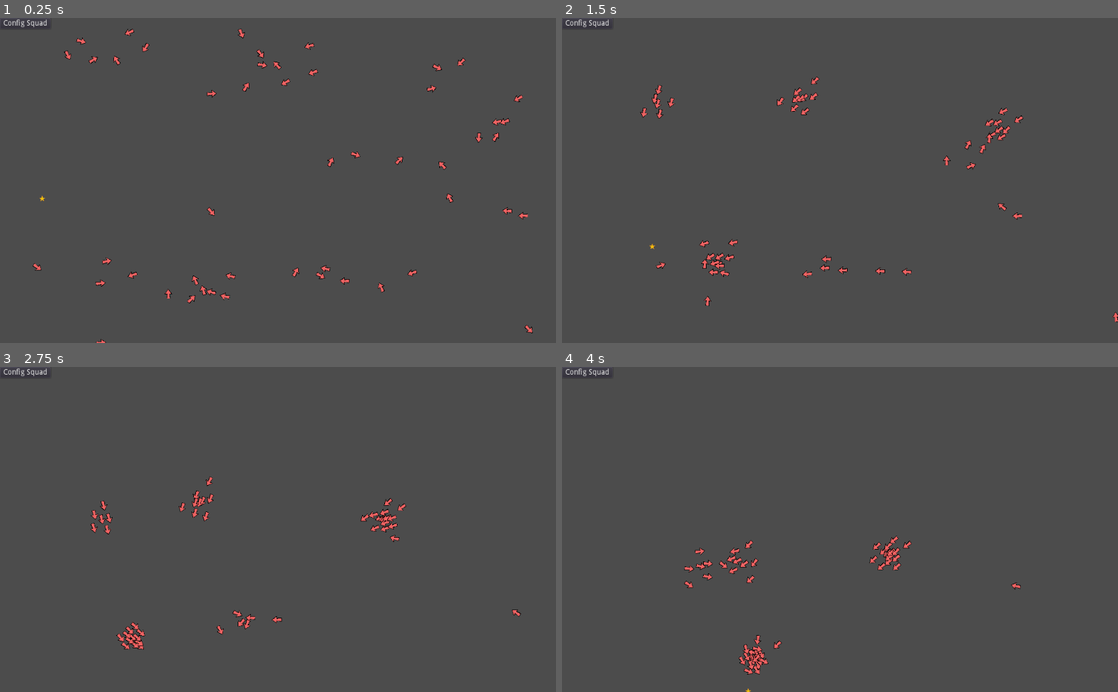
Above: before the commit, frames 1-4 (two rows, left to right).
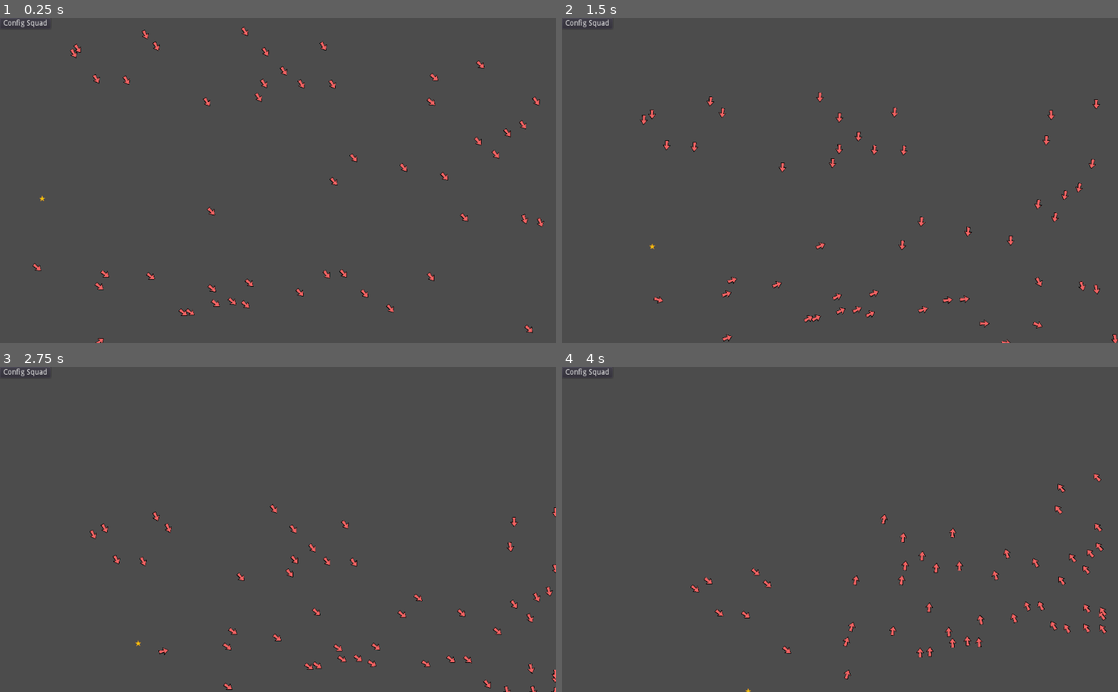
Above: after the commit, the same moments.

Repository: mrdunk/adventuresInGodot
Game: Godot game, scene res://Stage.tscn
Two runs of this game, one before a commit and one after it. Both use one fixed random seed, a clock stepped at 60 frames per second and the inputs below.
Inputs:
- Up to frame 1 (0.25 s): no input
- Up to frame 2 (1.5 s): no input
- Up to frame 3 (2.75 s): no input
- Up to frame 4 (4 s): no input

The runs differ from the first frame. In frame 1, 2.0% of the frame differs, in the area x 6-98%, y 2-100%; in frame 2, 2.1%, in the area x 14-100%, y 17-100%; in frame 3, 2.0%; in frame 4, 2.0%.

Commit message:
UI for all Squad constants.

Diff:
--- a/actor.gd
+++ b/actor.gd
@@ -5,6 +5,7 @@
 signal changed_position
 signal changed_heading
 
+var squad_name := ""
 var position := Vector2(
   rand_range(0, common_data.window_size.x),
   rand_range(0, common_data.window_size.y)) setget set_position
@@ -16,48 +17,59 @@
 var config: Dictionary
 var neighbours := {}
 
-func _init(_name: String, _config: Dictionary, _speed := 0, _agility := 0, _stamina := 1):
+func _init(_name: String, _squad_name: String, _config: Dictionary, _speed := 0, _agility := 0, _stamina := 1):
   name = _name
+  squad_name = _squad_name
   config = _config
   speed = _speed #* rand_range(0.5, 1)
   agility = _agility
   stamina = _stamina
 
 func update(delta: float, target: Vector2):
-  print("update %s %s" % [target, seperation()])
+  #print("update %s %s" % [target, seperation()])
   #print("%s %s" % [config.desired_seperation, config.neighbour_dist])
   self.heading = (
-                  heading * config.fade
-                  + (target - self.position).normalized() * config.target
-          + Vector2(rand_range(-0.05, 0.05), rand_range(-0.05, 0.05)) * config.random
-          + seperation() * config.seperation
-          + cohesion() * config.cohesion
-          + edge_avoid() * config.edge_avoid
-          ).normalized()
+                  heading
+                  + (target - self.position).normalized() * config.target / 100
+                  + Vector2(rand_range(-1, 1), rand_range(-1, 1)) * config.random / 100
+                  + seperation() * config.seperation
+                  + cohesion() * config.cohesion
+                  + follow() * config.follow
+                  + edge_avoid() * config.edge_avoid
+                 ).normalized()
   if(position.x <= 0 or position.x >= common_data.window_size.x):
     position.x = clamp(position.x, 0, common_data.window_size.x)
     heading = heading.reflect(Vector2(0, 1))
-    heading += Vector2(rand_range(0, common_data.window_size.x), rand_range(0, common_data.window_size.y)).normalized()
   if(position.y <= 0 or position.y >= common_data.window_size.y):
     position.y = clamp(position.y, 0, common_data.window_size.y)
     heading = heading.reflect(Vector2(1, 0))
-    heading += Vector2(rand_range(0, common_data.window_size.x), rand_range(0, common_data.window_size.y)).normalized()
 
+  #var distance = position.distance_to(common_data.squads[squad_name].position)
+  #var calculated_speed = clamp(distance - 100, 0, speed)
+  #self.position += self.heading * delta * calculated_speed
   self.position += self.heading * delta * speed
 
 func edge_avoid():
   var return_val = Vector2(0, 0)
   if position.x <= 100:
-    return_val = Vector2((100 - position.x) / 100, 0)
+    return_val = Vector2((100 - position.x) / 5000, 0)
   elif position.x >= common_data.window_size.x - 100:
-    return_val = Vector2(-(100 + position.x - common_data.window_size.x) / 100, 0)
+    return_val = Vector2(-(100 + position.x - common_data.window_size.x) / 5000, 0)
 
   if position.y <= 100:
-    return_val += Vector2(0, (100 - position.y) / 100)
+    return_val += Vector2(0, (100 - position.y) / 10000)
   elif position.y >= common_data.window_size.y - 100:
-    return_val += Vector2(0, -(100 + position.y - common_data.window_size.y) / 100)
+    return_val += Vector2(0, -(100 + position.y - common_data.window_size.y) / 5000)
 
   return return_val
+
+func follow():
+  if neighbours.size() == 0:
+    return heading
+  var sum = Vector2(0, 0)
+  for neighbour in neighbours.values():
+    sum += neighbour.heading
+  return sum.normalized()
 
 func cohesion():
   if neighbours.size() == 0:
--- a/common_data.gd
+++ b/common_data.gd
@@ -2,6 +2,7 @@
 
 var actors := {}
 var squads := {}
+
 var window_size := Vector2()
 
 func add_squad(member_count := 1):
--- a/squad.gd
+++ b/squad.gd
@@ -8,7 +8,6 @@
 var name := ""
 var position := Vector2()
 var heading := Vector2(1, 1).normalized()
-var speed := 100
 var members := {}
 
 # Variables that affect how the squad's Actors move.
@@ -17,11 +16,11 @@
   "desired_seperation": 50,	# Actor repelled from any neighbour closer than this.
   "seperation": 50,			# How strongly repelled from neighbours.
   "cohesion": 50,			# How strongly attracted to neighbours.
-  "heading": 1,				# TODO
-  "fade": 1,
-  "target": 0.4,				# How strongly attracted to Squad's tartget point.
+  "follow": 50,				# TODO
+  "target": 50,				# How strongly attracted to Squad's tartget point.
   "random": 1,				# How much random jitter to apply.
-  "edge_avoid": 0.5			# How strongly to be repelled from window edges.
+  "edge_avoid": 50,		# How strongly to be repelled from window edges.
+  "speed": 100        # Squad target speed.
 }
 
 func _init(count: int):
@@ -36,14 +35,14 @@
 
 func _add_member():
   var actor_name = "actor_%s_%s" % [common_data.squads.size(), members.size()]
-  var actor_instance = Actor.new(actor_name, config, 100)
+  var actor_instance = Actor.new(actor_name, name, config, 100)
   common_data.actors[actor_name] = actor_instance
   members[actor_name] = actor_instance
 
 # Called once per frame to update squad.
 # Updates position as well as calculating neighbours of individual actors.
 func update(delta: float):
-  position += heading * speed * delta
+  position += heading * config.speed * delta
   emit_signal("changed_position", name, position)
 
   if(position.x <= 0 or position.x >= common_data.window_size.x):
--- a/ui/SquadUi.gd
+++ b/ui/SquadUi.gd
@@ -7,32 +7,32 @@
 
 var properties := {
   "neighbour_dist":
-    { "value": 200,		# Actor attracted to neighbours within this distance.
+    { "value": 0,		# Actor attracted to neighbours within this distance.
       "units": "px"},
   "desired_seperation":
-    { "value": 150,	# Actor repelled from any neighbour closer than this.
+    { "value": 0,	# Actor repelled from any neighbour closer than this.
       "units": "px"},
   "seperation":
-    { "value": 20,			# How strongly repelled from neighbours.
+    { "value": 0,			# How strongly repelled from neighbours.
       "units": "%"},
   "cohesion":
-    { "value": 0.1,			# How strongly attracted to neighbours.
+    { "value": 0,			# How strongly attracted to neighbours.
       "units": "%"},
-  "heading":
-    { "value": 1,				# TODO
-      "units": "%"},
-  "fade":
-    { "value": 1,
+  "follow":
+    { "value": 0,				# TODO
       "units": "%"},
   "target":
-    { "value": 0.4,				# How strongly attracted to Squad's tartget point.
+    { "value": 0,				# How strongly attracted to Squad's tartget point.
       "units": "%"},
   "random":
-    { "value": 1,				# How much random jitter to apply.
+    { "value": 0,				# How much random jitter to apply.
       "units": "%"},
   "edge_avoid":
-    { "value": 0.5,			# How strongly to be repelled from window edges.
-      "units": "%"}
+    { "value": 0,			# How strongly to be repelled from window edges.
+      "units": "%"},
+  "speed":
+    { "value": 0,     # Squad target speed
+      "units": "px"}
 }
 
 # Called when the node enters the scene tree for the first time.
@@ -89,6 +89,26 @@
   properties["cohesion"].value = value
   _update_slider($MenuPopup/MarginContainer/VBoxContainer/Sliders/Cohesion)
 
+func _on_Follow_HSlider_value_changed(value):
+  properties["follow"].value = value
+  _update_slider($MenuPopup/MarginContainer/VBoxContainer/Sliders/Follow)
+
+func _on_Target_HSlider_value_changed(value):
+  properties["target"].value = value
+  _update_slider($MenuPopup/MarginContainer/VBoxContainer/Sliders/Target)
+
+func _on_Random_HSlider_value_changed(value):
+  properties["random"].value = value
+  _update_slider($MenuPopup/MarginContainer/VBoxContainer/Sliders/Random)
+
+func _on_EdgeAvoid_HSlider_value_changed(value):
+  properties["edge_avoid"].value = value
+  _update_slider($MenuPopup/MarginContainer/VBoxContainer/Sliders/EdgeAvoid)
+
+func _on_Speed_HSlider_value_changed(value):
+  properties["speed"].value = value
+  _update_slider($MenuPopup/MarginContainer/VBoxContainer/Sliders/Speed)
+
 func _on_ButtonMenuPopupEnable_pressed():
   $MenuPopup.popup()
 
--- a/ui/SquadUi.tscn
+++ b/ui/SquadUi.tscn
@@ -10,19 +10,19 @@
 [node name="MenuPopup" type="PopupPanel" parent="."]
 visible = true
 margin_right = 372.0
-margin_bottom = 324.0
+margin_bottom = 358.0
 
 [node name="MarginContainer" type="MarginContainer" parent="MenuPopup"]
 margin_left = 4.0
 margin_top = 4.0
 margin_right = 368.0
-margin_bottom = 320.0
+margin_bottom = 354.0
 size_flags_horizontal = 3
 size_flags_vertical = 3
 
 [node name="VBoxContainer" type="VBoxContainer" parent="MenuPopup/MarginContainer"]
 margin_right = 364.0
-margin_bottom = 316.0
+margin_bottom = 350.0
 size_flags_horizontal = 3
 size_flags_vertical = 3
 
@@ -60,7 +60,7 @@
 [node name="Sliders" type="VBoxContainer" parent="MenuPopup/MarginContainer/VBoxContainer"]
 margin_top = 48.0
 margin_right = 364.0
-margin_bottom = 180.0
+margin_bottom = 350.0
 
 [node name="NeighbourDist" type="HBoxContainer" parent="MenuPopup/MarginContainer/VBoxContainer/Sliders"]
 margin_right = 364.0
@@ -227,6 +227,221 @@
 rect_min_size = Vector2( 100, 0 )
 
 [node name="Value" type="Label" parent="MenuPopup/MarginContainer/VBoxContainer/Sliders/Cohesion/ValueContainer"]
+margin_left = 7.0
+margin_top = 8.0
+margin_right = 93.0
+margin_bottom = 22.0
+text = "value%"
+
+[node name="Follow" type="HBoxContainer" parent="MenuPopup/MarginContainer/VBoxContainer/Sliders"]
+margin_top = 136.0
+margin_right = 364.0
+margin_bottom = 166.0
+
+[node name="LabelContainer" type="PanelContainer" parent="MenuPopup/MarginContainer/VBoxContainer/Sliders/Follow"]
+margin_right = 100.0
+margin_bottom = 30.0
+rect_min_size = Vector2( 100, 0 )
+
+[node name="Label" type="Label" parent="MenuPopup/MarginContainer/VBoxContainer/Sliders/Follow/LabelContainer"]
+margin_left = 7.0
+margin_top = 8.0
+margin_right = 93.0
+margin_bottom = 22.0
+text = "Label"
+
+[node name="SliderContainer" type="PanelContainer" parent="MenuPopup/MarginContainer/VBoxContainer/Sliders/Follow"]
+margin_left = 104.0
+margin_right = 260.0
+margin_bottom = 30.0
+rect_min_size = Vector2( 100, 0 )
+size_flags_horizontal = 3
+
+[node name="HSlider" type="HSlider" parent="MenuPopup/MarginContainer/VBoxContainer/Sliders/Follow/SliderContainer"]
+margin_left = 7.0
+margin_top = 7.0
+margin_right = 149.0
+margin_bottom = 23.0
+
+[node name="ValueContainer" type="PanelContainer" parent="MenuPopup/MarginContainer/VBoxContainer/Sliders/Follow"]
+margin_left = 264.0
+margin_right = 364.0
+margin_bottom = 30.0
+rect_min_size = Vector2( 100, 0 )
+
+[node name="Value" type="Label" parent="MenuPopup/MarginContainer/VBoxContainer/Sliders/Follow/ValueContainer"]
+margin_left = 7.0
+margin_top = 8.0
+margin_right = 93.0
+margin_bottom = 22.0
+text = "value%"
+
+[node name="Target" type="HBoxContainer" parent="MenuPopup/MarginContainer/VBoxContainer/Sliders"]
+margin_top = 170.0
+margin_right = 364.0
+margin_bottom = 200.0
+
+[node name="LabelContainer" type="PanelContainer" parent="MenuPopup/MarginContainer/VBoxContainer/Sliders/Target"]
+margin_right = 100.0
+margin_bottom = 30.0
+rect_min_size = Vector2( 100, 0 )
+
+[node name="Label" type="Label" parent="MenuPopup/MarginContainer/VBoxContainer/Sliders/Target/LabelContainer"]
+margin_left = 7.0
+margin_top = 8.0
+margin_right = 93.0
+margin_bottom = 22.0
+text = "Label"
+
+[node name="SliderContainer" type="PanelContainer" parent="MenuPopup/MarginContainer/VBoxContainer/Sliders/Target"]
+margin_left = 104.0
+margin_right = 260.0
+margin_bottom = 30.0
+rect_min_size = Vector2( 100, 0 )
+size_flags_horizontal = 3
+
+[node name="HSlider" type="HSlider" parent="MenuPopup/MarginContainer/VBoxContainer/Sliders/Target/SliderContainer"]
+margin_left = 7.0
+margin_top = 7.0
+margin_right = 149.0
+margin_bottom = 23.0
+
+[node name="ValueContainer" type="PanelContainer" parent="MenuPopup/MarginContainer/VBoxContainer/Sliders/Target"]
+margin_left = 264.0
+margin_right = 364.0
+margin_bottom = 30.0
+rect_min_size = Vector2( 100, 0 )
+
+[node name="Value" type="Label" parent="MenuPopup/MarginContainer/VBoxContainer/Sliders/Target/ValueContainer"]
+margin_left = 7.0
+margin_top = 8.0
+margin_right = 93.0
+margin_bottom = 22.0
+text = "value%"
+
+[node name="Random" type="HBoxContainer" parent="MenuPopup/MarginContainer/VBoxContainer/Sliders"]
+margin_top = 204.0
+margin_right = 364.0
+margin_bottom = 234.0
+
+[node name="LabelContainer" type="PanelContainer" parent="MenuPopup/MarginContainer/VBoxContainer/Sliders/Random"]
+margin_right = 100.0
+margin_bottom = 30.0
+rect_min_size = Vector2( 100, 0 )
+
+[node name="Label" type="Label" parent="MenuPopup/MarginContainer/VBoxContainer/Sliders/Random/LabelContainer"]
+margin_left = 7.0
+margin_top = 8.0
+margin_right = 93.0
+margin_bottom = 22.0
+text = "Label"
+
+[node name="SliderContainer" type="PanelContainer" parent="MenuPopup/MarginContainer/VBoxContainer/Sliders/Random"]
+margin_left = 104.0
+margin_right = 260.0
+margin_bottom = 30.0
+rect_min_size = Vector2( 100, 0 )
+size_flags_horizontal = 3
+
+[node name="HSlider" type="HSlider" parent="MenuPopup/MarginContainer/VBoxContainer/Sliders/Random/SliderContainer"]
+margin_left = 7.0
+margin_top = 7.0
+margin_right = 149.0
+margin_bottom = 23.0
+
+[node name="ValueContainer" type="PanelContainer" parent="MenuPopup/MarginContainer/VBoxContainer/Sliders/Random"]
+margin_left = 264.0
+margin_right = 364.0
+margin_bottom = 30.0
+rect_min_size = Vector2( 100, 0 )
+
+[node name="Value" type="Label" parent="MenuPopup/MarginContainer/VBoxContainer/Sliders/Random/ValueContainer"]
+margin_left = 7.0
+margin_top = 8.0
+margin_right = 93.0
+margin_bottom = 22.0
+text = "value%"
+
+[node name="EdgeAvoid" type="HBoxContainer" parent="MenuPopup/MarginContainer/VBoxContainer/Sliders"]
+margin_top = 238.0
+margin_right = 364.0
+margin_bottom = 268.0
+
+[node name="LabelContainer" type="PanelContainer" parent="MenuPopup/MarginContainer/VBoxContainer/Sliders/EdgeAvoid"]
+margin_right = 100.0
+margin_bottom = 30.0
+rect_min_size = Vector2( 100, 0 )
+
+[node name="Label" type="Label" parent="MenuPopup/MarginContainer/VBoxContainer/Sliders/EdgeAvoid/LabelContainer"]
+margin_left = 7.0
+margin_top = 8.0
+margin_right = 93.0
+margin_bottom = 22.0
+text = "Label"
+
+[node name="SliderContainer" type="PanelContainer" parent="MenuPopup/MarginContainer/VBoxContainer/Sliders/EdgeAvoid"]
+margin_left = 104.0
+margin_right = 260.0
+margin_bottom = 30.0
+rect_min_size = Vector2( 100, 0 )
+size_flags_horizontal = 3
+
+[node name="HSlider" type="HSlider" parent="MenuPopup/MarginContainer/VBoxContainer/Sliders/EdgeAvoid/SliderContainer"]
+margin_left = 7.0
+margin_top = 7.0
+margin_right = 149.0
+margin_bottom = 23.0
+
+[node name="ValueContainer" type="PanelContainer" parent="MenuPopup/MarginContainer/VBoxContainer/Sliders/EdgeAvoid"]
+margin_left = 264.0
+margin_right = 364.0
+margin_bottom = 30.0
+rect_min_size = Vector2( 100, 0 )
+
+[node name="Value" type="Label" parent="MenuPopup/MarginContainer/VBoxContainer/Sliders/EdgeAvoid/ValueContainer"]
+margin_left = 7.0
+margin_top = 8.0
+margin_right = 93.0
+margin_bottom = 22.0
+text = "value%"
+
+[node name="Speed" type="HBoxContainer" parent="MenuPopup/MarginContainer/VBoxContainer/Sliders"]
+margin_top = 272.0
+margin_right = 364.0
+margin_bottom = 302.0
+
+[node name="LabelContainer" type="PanelContainer" parent="MenuPopup/MarginContainer/VBoxContainer/Sliders/Speed"]
+margin_right = 100.0
+margin_bottom = 30.0
+rect_min_size = Vector2( 100, 0 )
+
+[node name="Label" type="Label" parent="MenuPopup/MarginContainer/VBoxContainer/Sliders/Speed/LabelContainer"]
+margin_left = 7.0
+margin_top = 8.0
+margin_right = 93.0
+margin_bottom = 22.0
+text = "Label"
+
+[node name="SliderContainer" type="PanelContainer" parent="MenuPopup/MarginContainer/VBoxContainer/Sliders/Speed"]
+margin_left = 104.0
+margin_right = 260.0
+margin_bottom = 30.0
+rect_min_size = Vector2( 100, 0 )
+size_flags_horizontal = 3
+
+[node name="HSlider" type="HSlider" parent="MenuPopup/MarginContainer/VBoxContainer/Sliders/Speed/SliderContainer"]
+margin_left = 7.0
+margin_top = 7.0
+margin_right = 149.0
+margin_bottom = 23.0
+
+[node name="ValueContainer" type="PanelContainer" parent="MenuPopup/MarginContainer/VBoxContainer/Sliders/Speed"]
+margin_left = 264.0
+margin_right = 364.0
+margin_bottom = 30.0
+rect_min_size = Vector2( 100, 0 )
+
+[node name="Value" type="Label" parent="MenuPopup/MarginContainer/VBoxContainer/Sliders/Speed/ValueContainer"]
 margin_left = 7.0
 margin_top = 8.0
 margin_right = 93.0
@@ -244,4 +459,9 @@
 [connection signal="value_changed" from="MenuPopup/MarginContainer/VBoxContainer/Sliders/DesiredSeperation/SliderContainer/HSlider" to="." method="_on_DesiredSeperation_HSlider_value_changed"]
 [connection signal="value_changed" from="MenuPopup/MarginContainer/VBoxContainer/Sliders/Seperation/SliderContainer/HSlider" to="." method="_on_Seperation_HSlider_value_changed"]
 [connection signal="value_changed" from="MenuPopup/MarginContainer/VBoxContainer/Sliders/Cohesion/SliderContainer/HSlider" to="." method="_on_Cohesion_HSlider_value_changed"]
+[connection signal="value_changed" from="MenuPopup/MarginContainer/VBoxContainer/Sliders/Follow/SliderContainer/HSlider" to="." method="_on_Follow_HSlider_value_changed"]
+[connection signal="value_changed" from="MenuPopup/MarginContainer/VBoxContainer/Sliders/Target/SliderContainer/HSlider" to="." method="_on_Target_HSlider_value_changed"]
+[connection signal="value_changed" from="MenuPopup/MarginContainer/VBoxContainer/Sliders/Random/SliderContainer/HSlider" to="." method="_on_Random_HSlider_value_changed"]
+[connection signal="value_changed" from="MenuPopup/MarginContainer/VBoxContainer/Sliders/EdgeAvoid/SliderContainer/HSlider" to="." method="_on_EdgeAvoid_HSlider_value_changed"]
+[connection signal="value_changed" from="MenuPopup/MarginContainer/VBoxContainer/Sliders/Speed/SliderContainer/HSlider" to="." method="_on_Speed_HSlider_value_changed"]
 [connection signal="pressed" from="ButtonMenuPopupEnable" to="." method="_on_ButtonMenuPopupEnable_pressed"]
Not shown, changed: exportHTML/adventuresInGodot.pck
